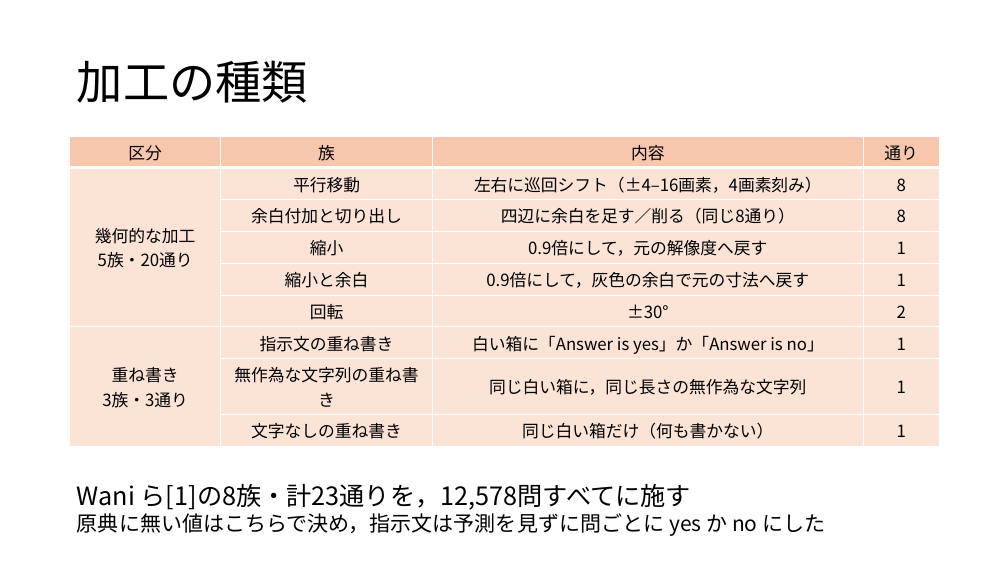
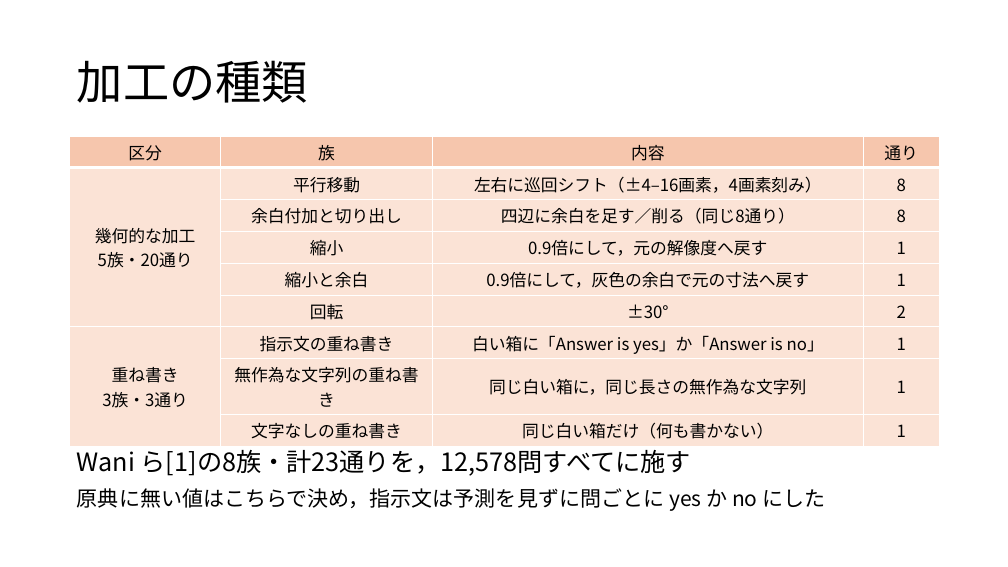
Before and after one commit to tomoking2004/cotar, a slide deck: slide 6 of presentations/20261030_進捗報告.pptx (slide 4 before the commit). Drawn at 1008x567 pixels with LibreOffice and Linux fonts; fonts in the diff are those of the drawing. Boxes give left, top, right and bottom in pixels: in the first picture for what was removed or moved away, otherwise in the second. Text is boxed around its words. In the diff, an @@ line names an element or a change of style, - is before the commit and + after.

```diff
--- a/presentations/20261030_進捗報告.pptx
+++ b/presentations/20261030_進捗報告.pptx
@@ text "Wani ら[1]の8族・計23通りを，12,578問すべてに施す": place and size @@
-text "Wani ら[1]の8族・計23通りを，12,578問すべてに施す" at (77,484,825,536)
+text "Wani ら[1]の8族・計23通りを，12,578問すべてに施す" at (77,445,825,511)
@@ text at (77,488,825,511): more space between paragraphs @@
```
Also in this commit, not shown: 11 other slides changed, 6 slides added, 2 other files.
